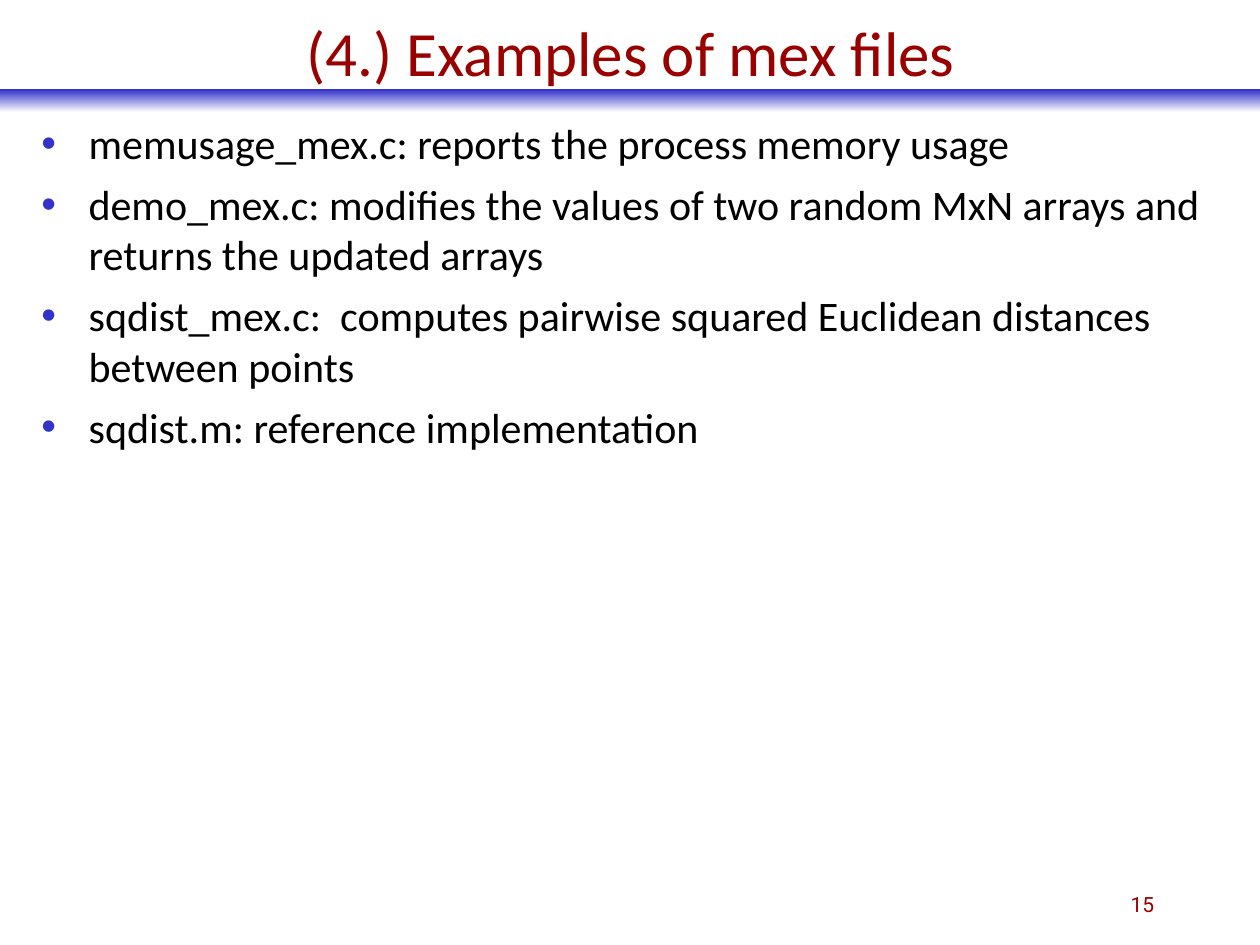
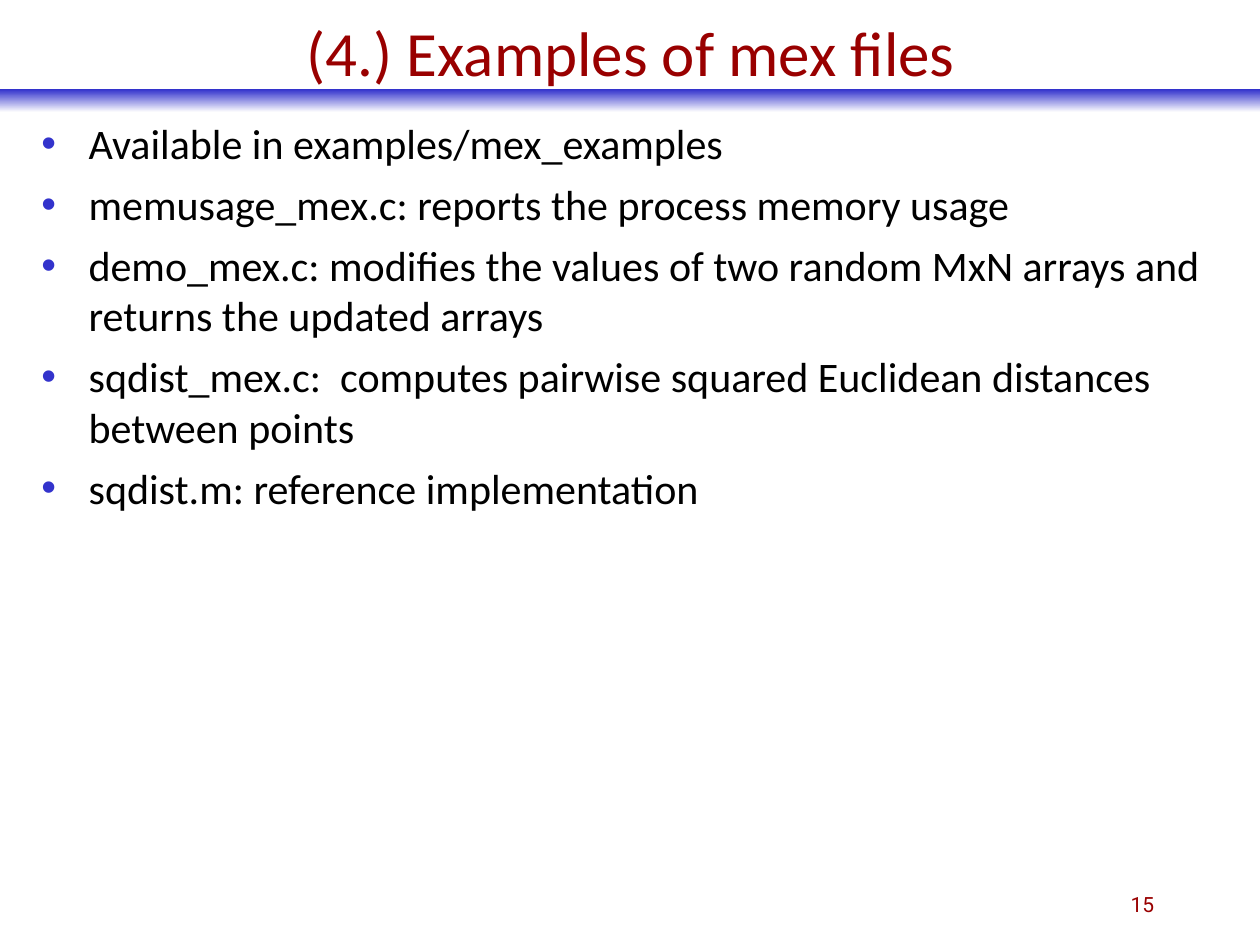
Before and after one commit to phadjido/matlab_compiler, a slide deck: slide 15 of ppt/EY.MatlabCompiler.pptx. Drawn at 1260x945 pixels with LibreOffice and Linux fonts; fonts in the diff are those of the drawing. Boxes give left, top, right and bottom in pixels: in the first picture for what was removed or moved away, otherwise in the second. Text is boxed around its words. In the diff, an @@ line names an element or a change of style, - is before the commit and + after.

```diff
--- a/ppt/EY.MatlabCompiler.pptx
+++ b/ppt/EY.MatlabCompiler.pptx
@@ text at bbox=[89, 129, 723, 166]: paragraph added @@
+• Available in examples/mex_examples
```
Also in this commit, not shown: 7 other slides changed, 1 other file.
